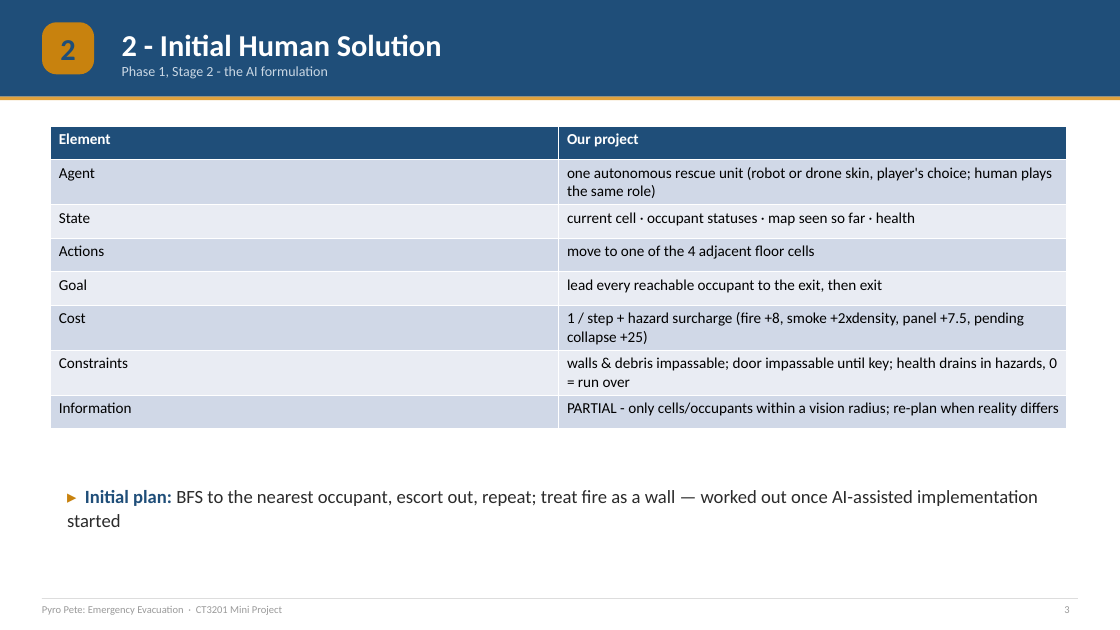
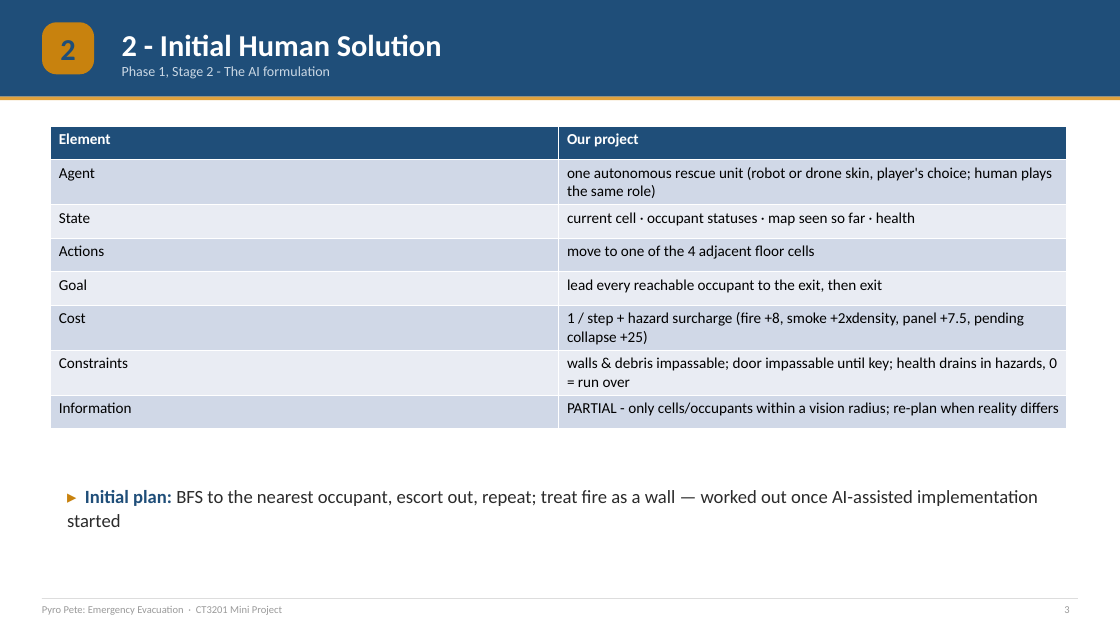
Before and after one commit to Jeb-Lee/CT3201_AI, a slide deck: slide 3 of docs/report/CT3201_Slides.pptx. Drawn at 1120x630 pixels with LibreOffice and Linux fonts; fonts in the diff are those of the drawing. Boxes give left, top, right and bottom in pixels: in the first picture for what was removed or moved away, otherwise in the second. Text is boxed around its words. In the diff, an @@ line names an element or a change of style, - is before the commit and + after.

```diff
--- a/docs/report/CT3201_Slides.pptx
+++ b/docs/report/CT3201_Slides.pptx
@@ text at [122, 66, 330, 79]: text changed @@
-Phase 1, Stage 2 - the AI formulation
+Phase 1, Stage 2 - The AI formulation
```
